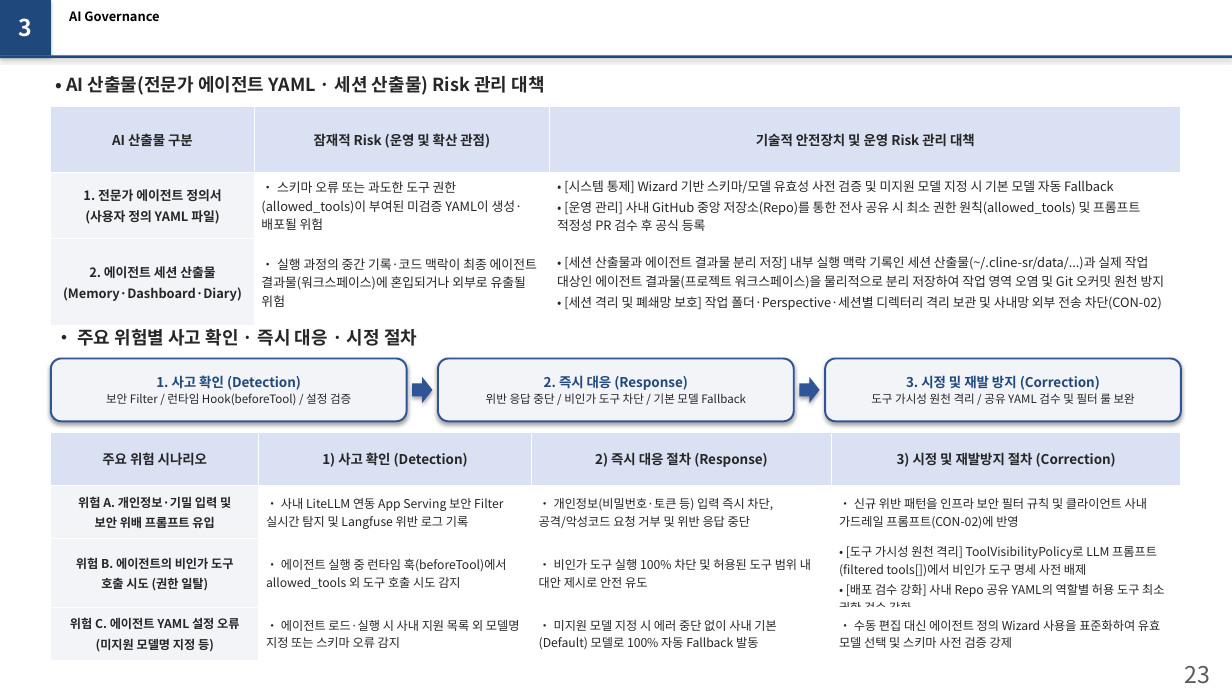
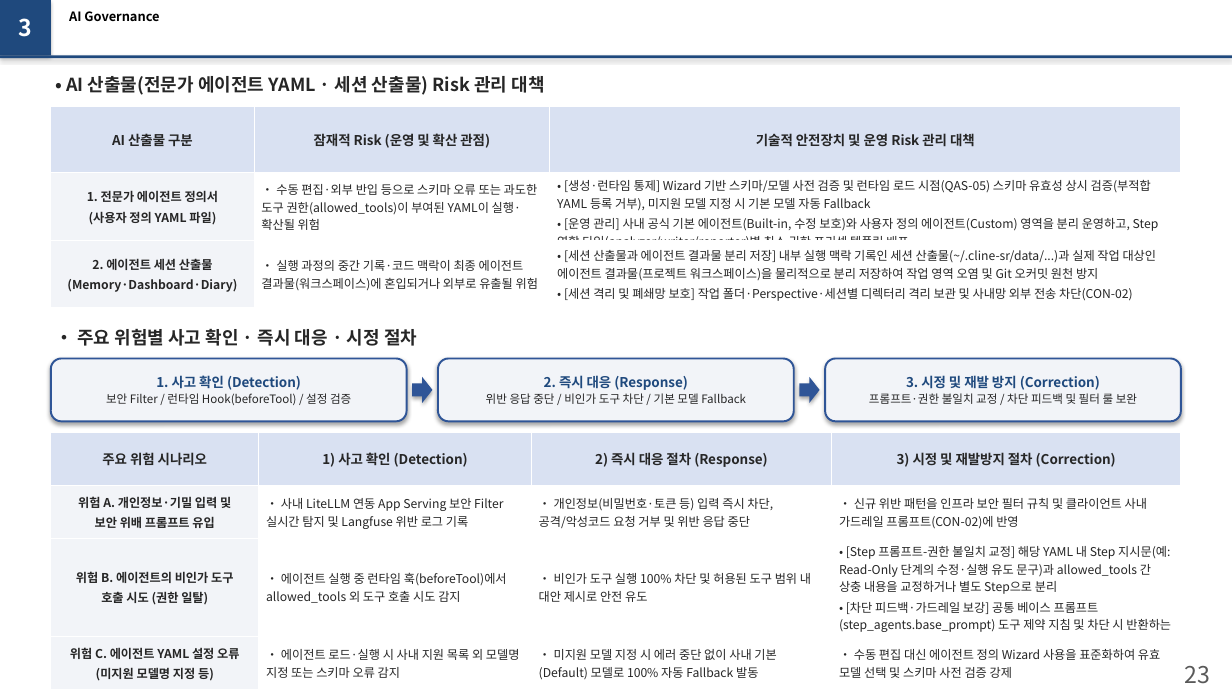
Before and after one commit to misjin05/playground, a slide deck: slide 2 of AIS/Reports/Slide22_23_Update.pptx. Drawn at 1232x693 pixels with LibreOffice and Linux fonts; fonts in the diff are those of the drawing. Boxes give left, top, right and bottom in pixels: in the first picture for what was removed or moved away, otherwise in the second. Text is boxed around its words. In the diff, an @@ line names an element or a change of style, - is before the commit and + after.

```diff
--- a/AIS/Reports/Slide22_23_Update.pptx
+++ b/AIS/Reports/Slide22_23_Update.pptx
@@ table at box(51, 106, 1181, 305) @@
-row 2, column 2: • 스키마 오류 또는 과도한 도구 권한(allowed_tools)이 부여된 미검증 YAML이 생성·배포될 위험
+row 2, column 2: • 수동 편집·외부 반입 등으로 스키마 오류 또는 과도한 도구 권한(allowed_tools)이 부여된 YAML이 실행·확산될 위험
-row 2, column 3: • [시스템 통제] Wizard 기반 스키마/모델 유효성 사전 검증 및 미지원 모델 지정 시 기본 모델 자동 Fallback / • [운영 관리] 사내 GitHub 중앙 저장소(Repo)를 통한 전사 공유 시 최소 권한 원칙(allowed_tools) 및 프롬프트 적정성 PR 검수 후 공식 등록
+row 2, column 3: • [생성·런타임 통제] Wizard 기반 스키마/모델 사전 검증 및 런타임 로드 시점(QAS-05) 스키마 유효성 상시 검증(부적합 YAML 등록 거부), 미지원 모델 지정 시 기본 모델 자동 Fallback / • [운영 관리] 사내 공식 기본 에이전트(Built-in, 수정 보호)와 사용자 정의 에이전트(Custom) 영역을 분리 운영하고, Step 역할 타입(analyzer/writer/reporter)별 최소 권한 프리셋 템플릿 배포
@@ size 10 to 9.5 pt in "1. 전문가 에이전트 정의서", "(사용자 정의 YAML 파일)", "2. 에이전트 세션 산출물", "(Memory·Dashboard·Diary)" and 3 more places @@
@@ text in rounded rectangle at box(869, 393, 1137, 404): text changed @@
-도구 가시성 원천 격리 / 공유 YAML 검수 및 필터 룰 보완
+프롬프트·권한 불일치 교정 / 차단 피드백 및 필터 룰 보완
@@ table at box(51, 433, 1181, 685) @@
-row 3, column 4: • [도구 가시성 원천 격리] ToolVisibilityPolicy로 LLM 프롬프트(filtered tools[])에서 비인가 도구 명세 사전 배제 / • [배포 검수 강화] 사내 Repo 공유 YAML의 역할별 허용 도구 최소 권한 검수 강화
+row 3, column 4: • [Step 프롬프트-권한 불일치 교정] 해당 YAML 내 Step 지시문(예: Read-Only 단계의 수정·실행 유도 문구)과 allowed_tools 간 상충 내용을 교정하거나 별도 Step으로 분리 / • [차단 피드백·가드레일 보강] 공통 베이스 프롬프트(step_agents.base_prompt) 도구 제약 지침 및 차단 시 반환하는 대체 행동 유도 메시지 구체화
```
Also in this commit, not shown: 1 other slide changed, 1 other file.
